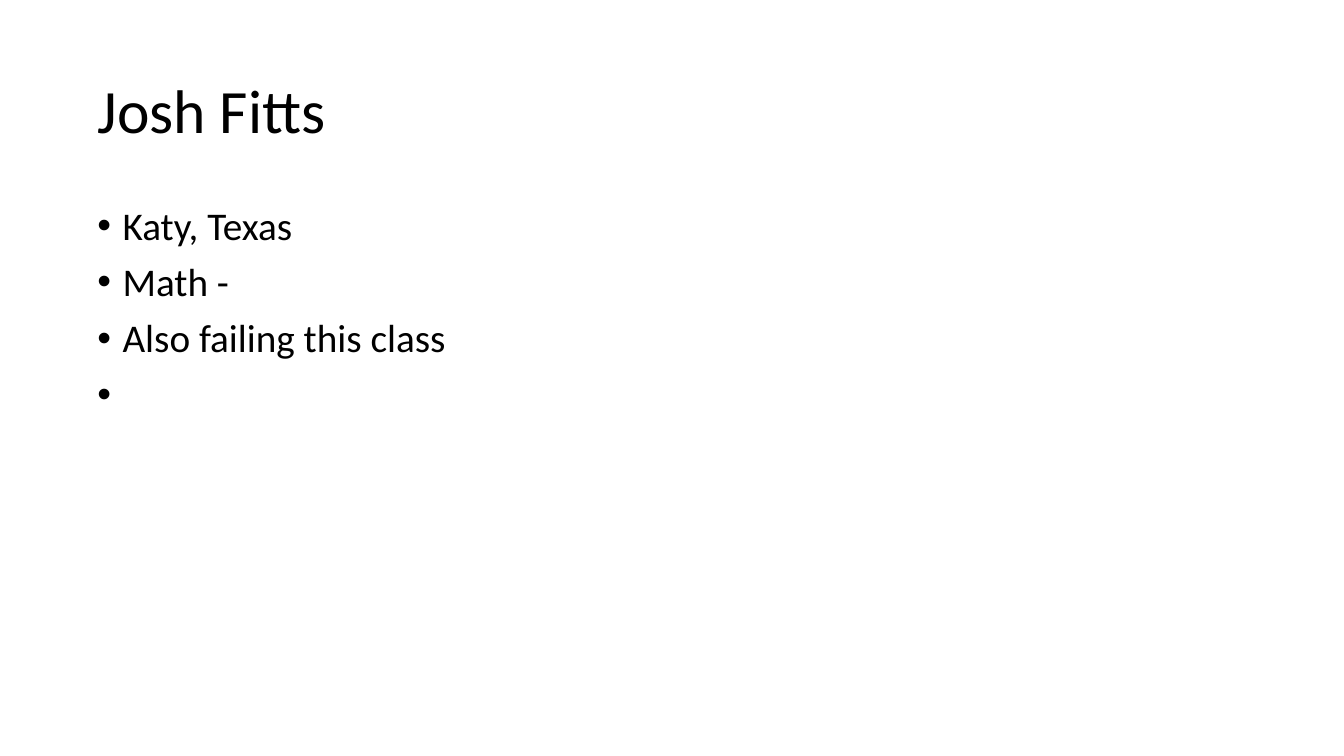
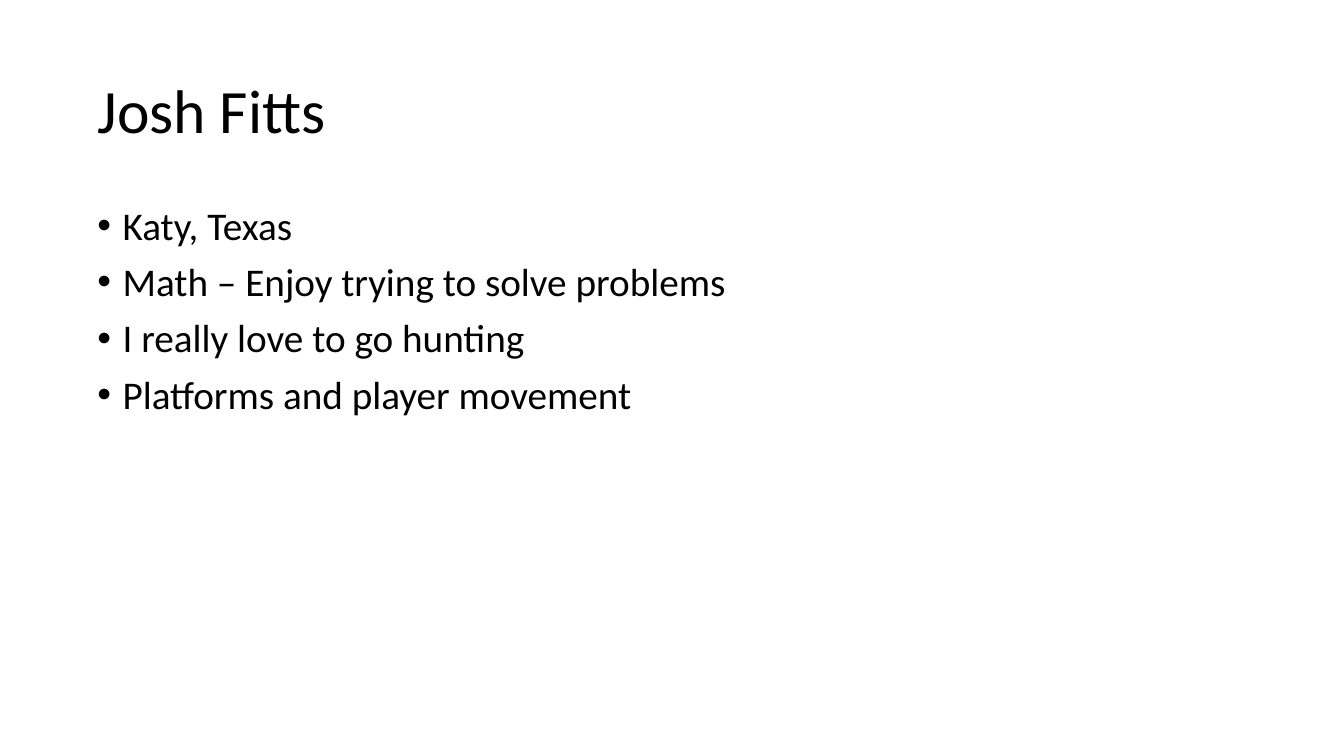
Before and after one commit to antoinemcabee/Mario-Bros., a slide deck: slide 4 of progressreport (3) (1).pptx. Drawn at 1344x756 pixels with LibreOffice and Linux fonts; fonts in the diff are those of the drawing. Boxes give left, top, right and bottom in pixels: in the first picture for what was removed or moved away, otherwise in the second. Text is boxed around its words. In the diff, an @@ line names an element or a change of style, - is before the commit and + after.

```diff
--- a/progressreport (3) (1).pptx
+++ b/progressreport (3) (1).pptx
@@ text at box(123, 268, 726, 416): text changed @@
-• Math -
-• Also failing this class
+• Math – Enjoy trying to solve problems
+• I really love to go hunting
+• Platforms and player movement
```
